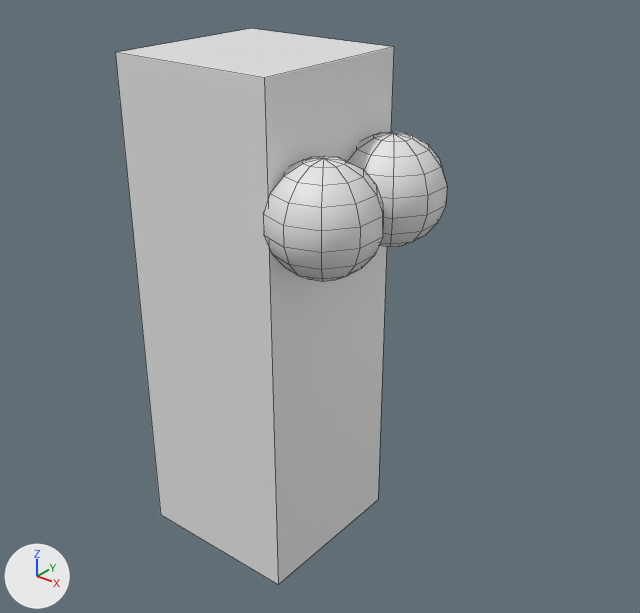
Two versions of the Blender file assets/models/characters/base_hider/base_hider.blend, one commit apart.
Camera for both pictures: a 50 mm camera at (6.29, -6.84, 7.49) aimed at (0.5, 0.4, 3.0). The lights are fixed; the arrows at lower left show +X, +Y and +Z. Mesh edges are drawn as thin lines.

The scene before the commit, as lines of its bpy script (objects in view):
```python
me_cube = bpy.data.meshes.new('Cube')
me_cube.from_pydata(...)  # a box spanning x -1.0..1.0, y -1.0..1.0, z -1.0..1.0
me_cube.materials.append(mat_material)  # white #e7e7e7
me_sphere = bpy.data.meshes.new('Sphere')
me_sphere.from_pydata(...)  # a UV sphere (10 segments, 9 rings, poles along z) spanning x -0.94..0.94, y -0.98..0.98, z -1.0..1.0
me_sphere.polygons.foreach_set('use_smooth', [True] * 90)
me_sphere_001 = bpy.data.meshes.new('Sphere.001')
me_sphere_001.from_pydata(...)  # a UV sphere (10 segments, 9 rings, poles along z) spanning x -0.94..0.94, y -0.98..0.98, z -1.0..1.0
me_sphere_001.polygons.foreach_set('use_smooth', [True] * 90)
ob_cube = bpy.data.objects.new('Cube', me_cube)
ob_cube.location = (0.0, 0.0, 3.0)
ob_cube.scale = (1.0, 1.0, 2.9)
ob_sphere = bpy.data.objects.new('Sphere', me_sphere)
ob_sphere.location = (1.31, -0.55, 4.53)
ob_sphere.scale = (0.6, 0.6, 0.6)
ob_sphere_001 = bpy.data.objects.new('Sphere.001', me_sphere_001)
ob_sphere_001.location = (1.31, 0.58, 4.53)
ob_sphere_001.scale = (0.6, 0.6, 0.6)
```
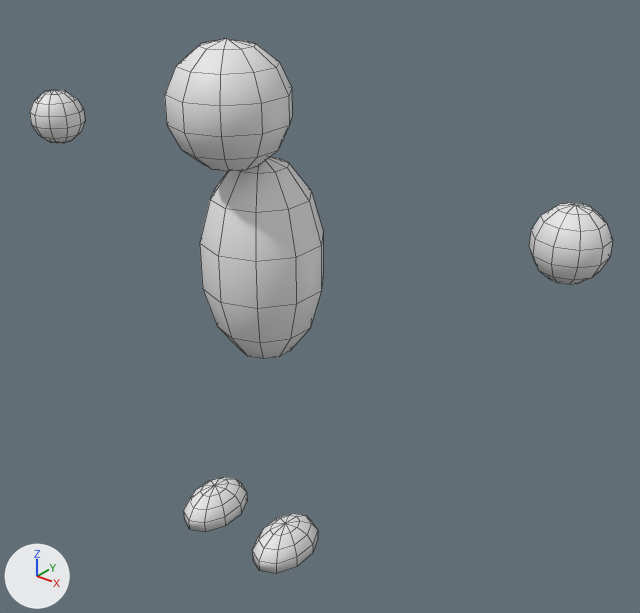
What differs and where, as boxes (x1, y1, x2, y2) in the pictures (640 x 613 px):
'Cube', deleted
    before: (116, 28, 394, 584)
'Sphere', reshaped, moved, rescaled (61% taller)
    before: (263, 156, 383, 282)
    after: (200, 156, 323, 359)
'Sphere.001', reshaped, moved, rescaled
    before: (347, 132, 447, 247)
    after: (165, 38, 292, 171)
'Sphere.002', added
    after: (30, 90, 613, 284)
'Sphere.003', added
    after: (183, 477, 318, 573)

Edits to the bpy script that builds the scene:
```text
Change me_sphere:
    used by ob_sphere; location = (1.31, -0.55, 4.53); scale = (0.6, 0.6, 0.6)
    remove me_sphere.from_pydata(...)  # 82 vertices, 90 faces; spans x -0.94..0.94, y -0.98..0.98, z -1.0..1.0
    add me_sphere.from_pydata(...)  # 62 vertices, 70 faces; spans x -0.93..0.93, y -0.97..0.97, z -1.0..1.0
    me_sphere part 1
    80 vertices are removed from x -0.94..0.94, y -0.98..0.98, z -0.94..0.94
    90 faces are deleted
    50 vertices are added at x -0.93..0.93, y -0.97..0.97, z -0.9..0.9
    10 new vertices lie (0.0, 0.0, 0.44) away from vertices in x -0.93..0.93, y -0.97..0.97, z -0.22
    70 new faces join them
Change me_sphere_001:
    used by ob_sphere_001; location = (1.31, 0.58, 4.53); scale = (0.6, 0.6, 0.6)
    remove me_sphere_001.from_pydata(...)  # 82 vertices, 90 faces; spans x -0.94..0.94, y -0.98..0.98, z -1.0..1.0
    add me_sphere_001.from_pydata(...)  # 62 vertices, 70 faces; spans x -0.93..0.93, y -0.97..0.97, z -1.0..1.0
    me_sphere_001 part 2
    80 vertices are removed from x -0.94..0.94, y -0.98..0.98, z -0.94..0.94
    90 faces are deleted
    50 vertices are added at x -0.93..0.93, y -0.97..0.97, z -0.9..0.9
    10 new vertices lie (0.0, 0.0, 0.44) away from vertices in x -0.93..0.93, y -0.97..0.97, z -0.22
    70 new faces join them
Add me_sphere_003:
    me_sphere_003.from_pydata(...)  # 82 vertices, 82 faces; spans x -4.54..0.93, y -0.97..0.97, z -0.22..1.0
    me_sphere_003.polygons.foreach_set('use_smooth', [True] * 82)
Add me_sphere_002:
    me_sphere_002.from_pydata(...)  # 124 vertices, 140 faces; spans x -0.9..21.3, y -1.0..1.0, z -1.0..1.0
    me_sphere_002.polygons.foreach_set('use_smooth', [True] * 140)
Remove ob_cube:
    ob_cube = bpy.data.objects.new('Cube', me_cube)
    ob_cube.location = (0.0, 0.0, 3.0)
    ob_cube.scale = (1.0, 1.0, 2.9)
Change ob_sphere:
    ob_sphere.location: (1.31, -0.55, 4.53) -> (0.0, 0.0, 3.59)
    ob_sphere.scale: (0.6, 0.6, 0.6) -> (0.721, 0.721, 1.23)
Change ob_sphere_001:
    ob_sphere_001.location: (1.31, 0.58, 4.53) -> (0.0, -0.43, 5.41)
    ob_sphere_001.scale: (0.6, 0.6, 0.6) -> (0.66, 0.66, 0.66)
Add ob_sphere_003:
    ob_sphere_003 = bpy.data.objects.new('Sphere.003', me_sphere_003)
    ob_sphere_003.location = (0.6, -0.4, 0.07)
    ob_sphere_003.scale = (0.332, 0.498, 0.332)
Add ob_sphere_002:
    ob_sphere_002 = bpy.data.objects.new('Sphere.002', me_sphere_002)
    ob_sphere_002.location = (-3.55, 0.0, 4.67)
    ob_sphere_002.scale = (0.349, 0.349, 0.349)
```
